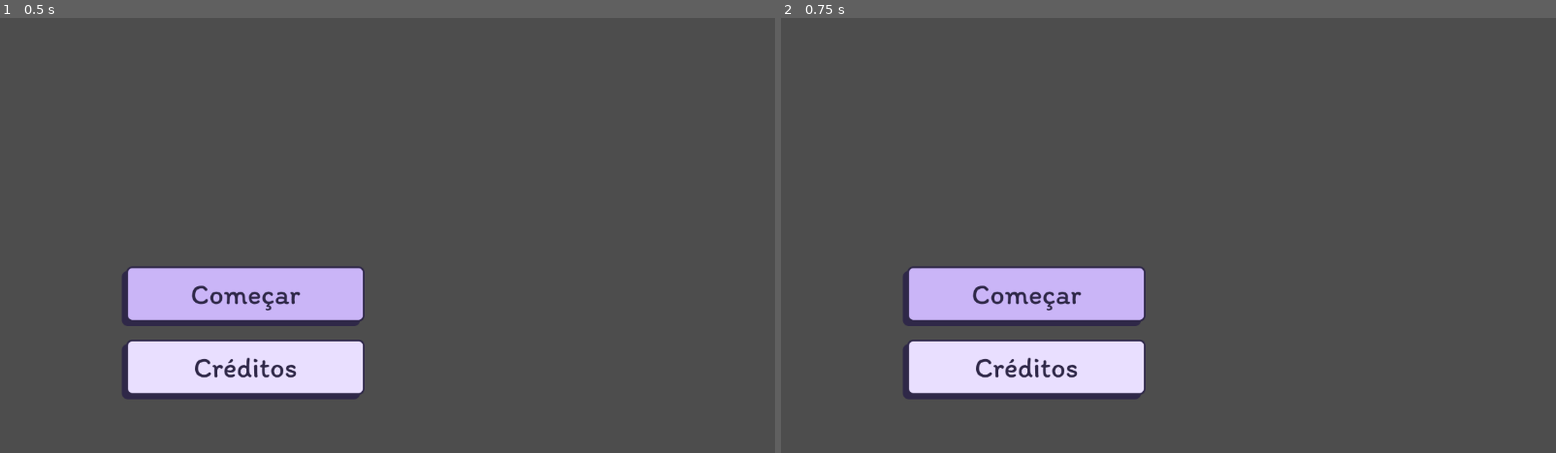
Above: before the commit, frames 1-2 (left to right).
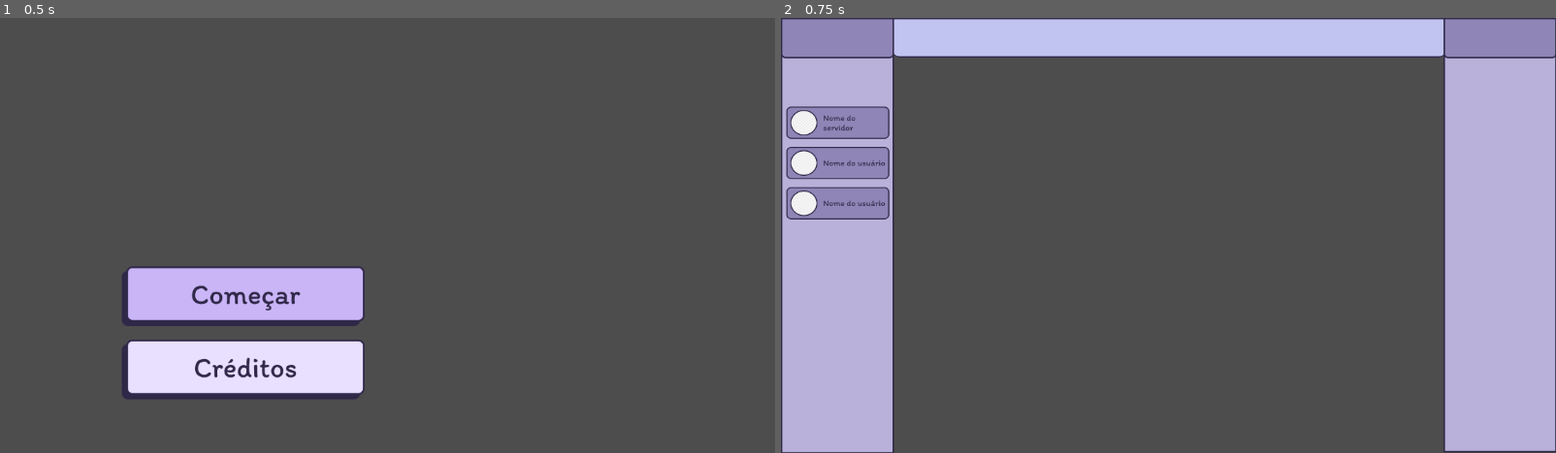
Above: after the commit, the same moments.

Repository: SamuelMTL/ChatRoom-GameJam-
Game: Godot game, scene res://TelaInicial.tscn
The game is run twice, just before and just after one commit, with the same random seed, the same clock (stepped at 60 frames per second) and the same inputs. This scene is started directly instead of the project's main scene.
Inputs (mouse positions are in pixels of both pictures, inside the frame that each line leads up to):
- Up to frame 1 (0.5 s): no input
- Up to frame 2 (0.75 s): click (1021, 296) at 0.52 s

Frame 1 is identical in both runs. In frame 2, 44% of the frame differs, in the area x 0-100%, y 0-100%.

Commit message:
botão começar da tela inicial agora está funcional

Diff:
--- a/chatroom-gamejam2024/TelaInicial.tscn
+++ b/chatroom-gamejam2024/TelaInicial.tscn
@@ -1,7 +1,8 @@
-[gd_scene load_steps=3 format=3 uid="uid://bv6g16atb2s12"]
+[gd_scene load_steps=4 format=3 uid="uid://bv6g16atb2s12"]
 
 [ext_resource type="Texture2D" uid="uid://bavce4jwnhoaq" path="res://assets/Tela de Inicio/Basicbotão créditos.png" id="1_3rnk4"]
 [ext_resource type="Texture2D" uid="uid://cynxnvi6xyr8f" path="res://assets/Tela de Inicio/BasicBotão Começar.png" id="2_gcuj3"]
+[ext_resource type="Script" path="res://scripts/button_comecar.gd" id="3_p3db5"]
 
 [node name="Control" type="Control"]
 layout_mode = 3
@@ -29,3 +30,10 @@
 texture = ExtResource("2_gcuj3")
 axis_stretch_horizontal = 2
 axis_stretch_vertical = 2
+
+[node name="Button" type="Button" parent="Botao Comecar"]
+layout_mode = 0
+offset_right = 361.0
+offset_bottom = 89.0
+flat = true
+script = ExtResource("3_p3db5")
--- /dev/null
+++ b/chatroom-gamejam2024/scripts/button_comecar.gd
@@ -0,0 +1,13 @@
+extends Button
+
+# Called when the node enters the scene tree for the first time.
+func _ready() -> void:
+	self.connect("pressed", self._button_pressed)
+
+# Called every frame. 'delta' is the elapsed time since the previous frame.
+func _process(delta: float) -> void:
+	pass
+
+
+func _button_pressed():
+	get_tree().change_scene_to_file("res://TelaChat.tscn")
